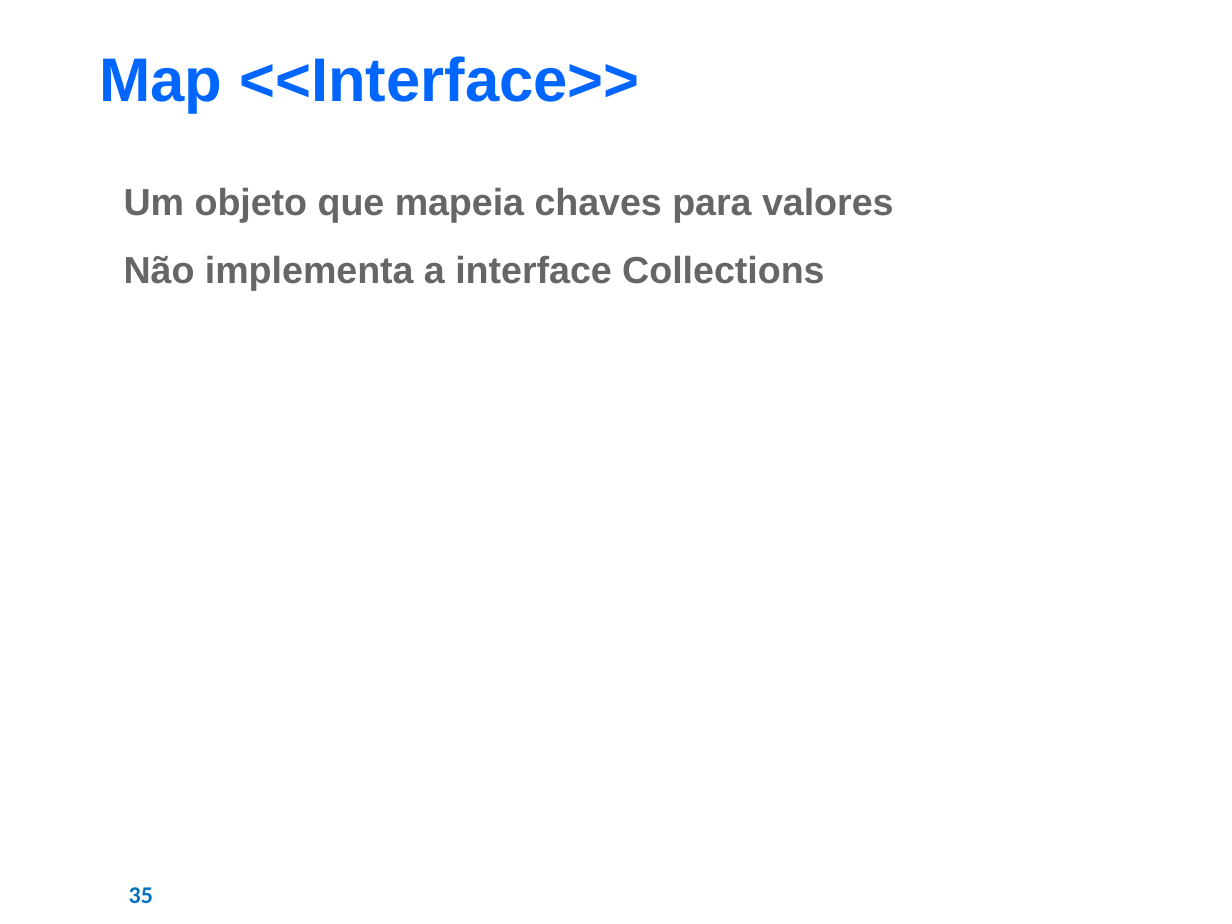
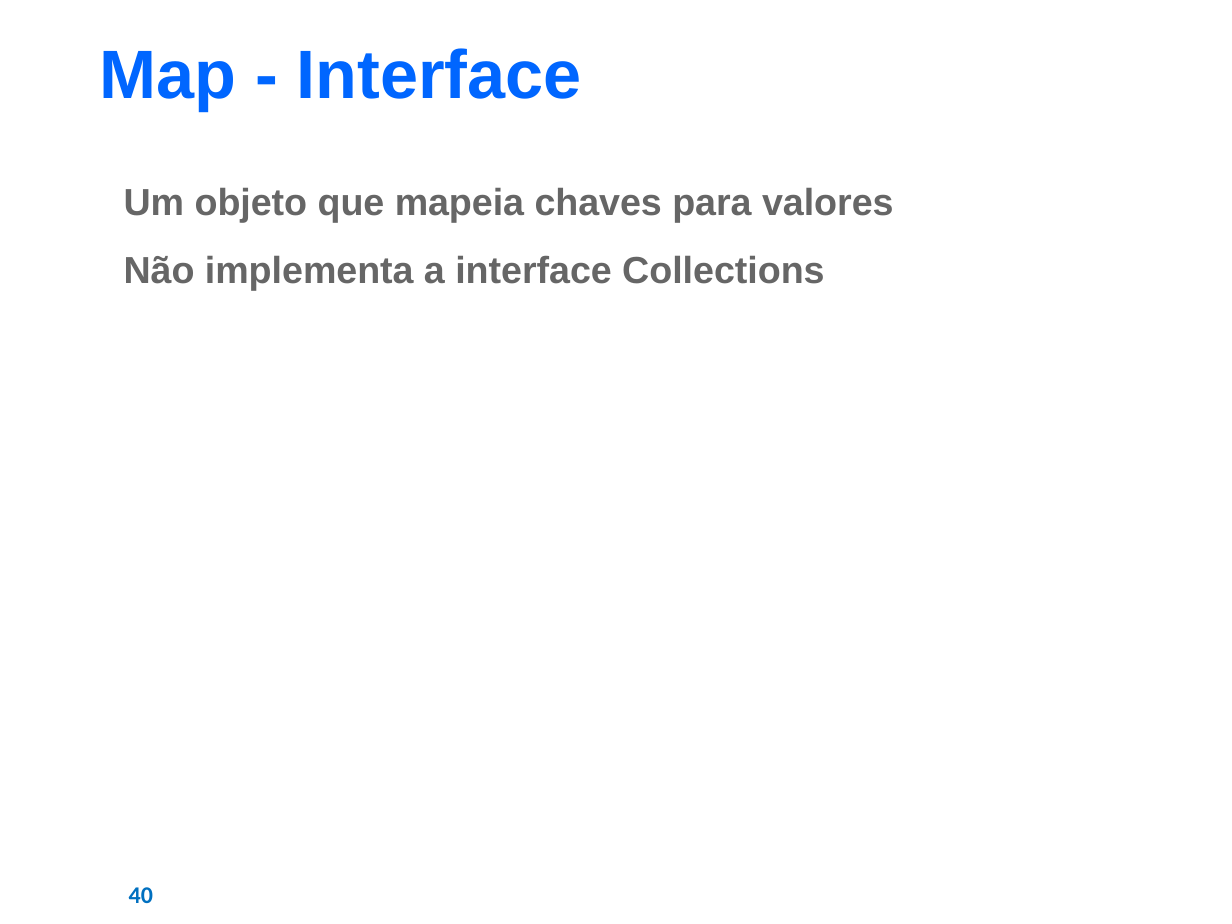
Before and after one commit to AJKFreitas/collections-learning, a slide deck: slide 40 of Estudos - Collections Framework.pptx (slide 35 before the commit). Drawn at 1232x924 pixels with LibreOffice and Linux fonts; fonts in the diff are those of the drawing; background and template pictures are left out. Boxes give left, top, right and bottom in pixels: in the first picture for what was removed or moved away, otherwise in the second. Text is boxed around its words. In the diff, an @@ line names an element or a change of style, - is before the commit and + after.

```diff
--- a/Estudos - Collections Framework.pptx
+++ b/Estudos - Collections Framework.pptx
@@ text at [99,48,582,111]: text changed; size 36 to 40 pt @@
-Map <<Interface>>
+Map - Interface
@@ page number at [129,887,153,903]: text changed @@
-35
+40
```
Also in this commit, not shown: 37 other slides changed, 8 slides added, 3 slides removed, 52 other files.
